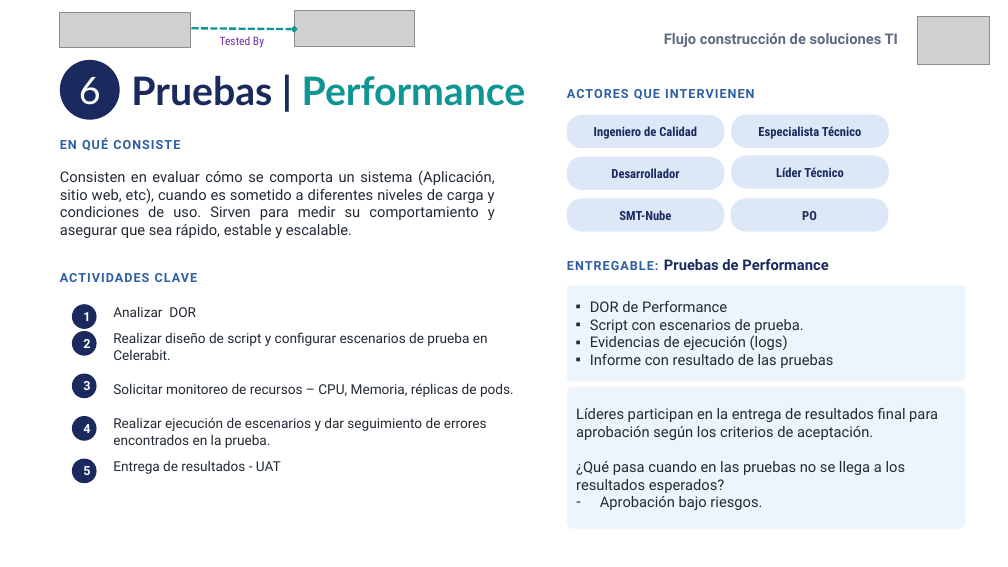
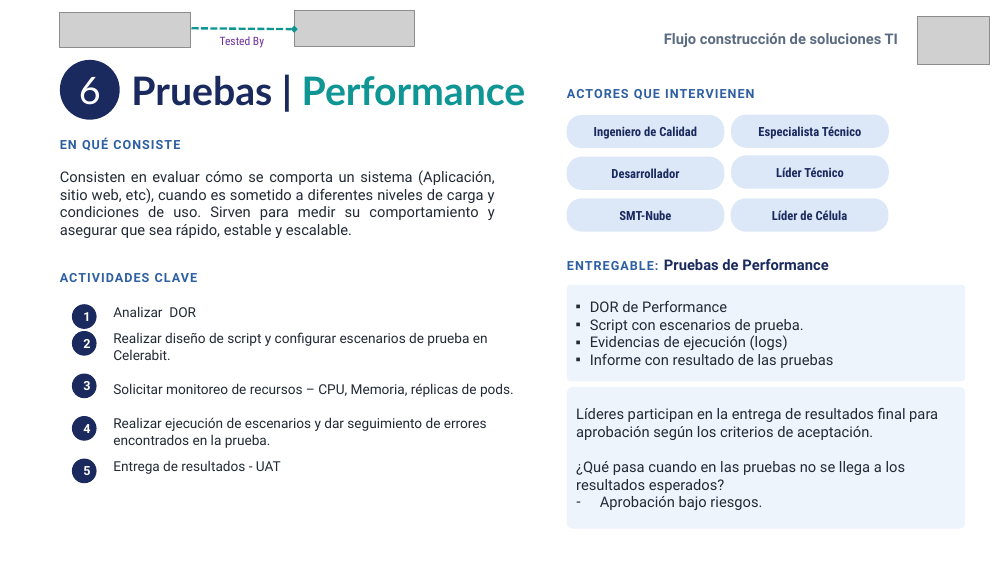
Before and after one commit to estibenlicona/guides, a slide deck: slide 19 of Flujo construcción de soluciones TI_Líder_Célula_v3.pptx. Drawn at 1008x567 pixels with LibreOffice and Linux fonts; fonts in the diff are those of the drawing; grey boxes stand for pictures. Boxes give left, top, right and bottom in pixels: in the first picture for what was removed or moved away, otherwise in the second. Text is boxed around its words. In the diff, an @@ line names an element or a change of style, - is before the commit and + after.

```diff
--- a/Flujo construcción de soluciones TI_Líder_Célula_v3.pptx
+++ b/Flujo construcción de soluciones TI_Líder_Célula_v3.pptx
@@ text in rounded rectangle at <box>772,210,848,220</box>: text changed @@
-PO
+Líder de Célula
```
Also in this commit, not shown: 5 other slides changed.
